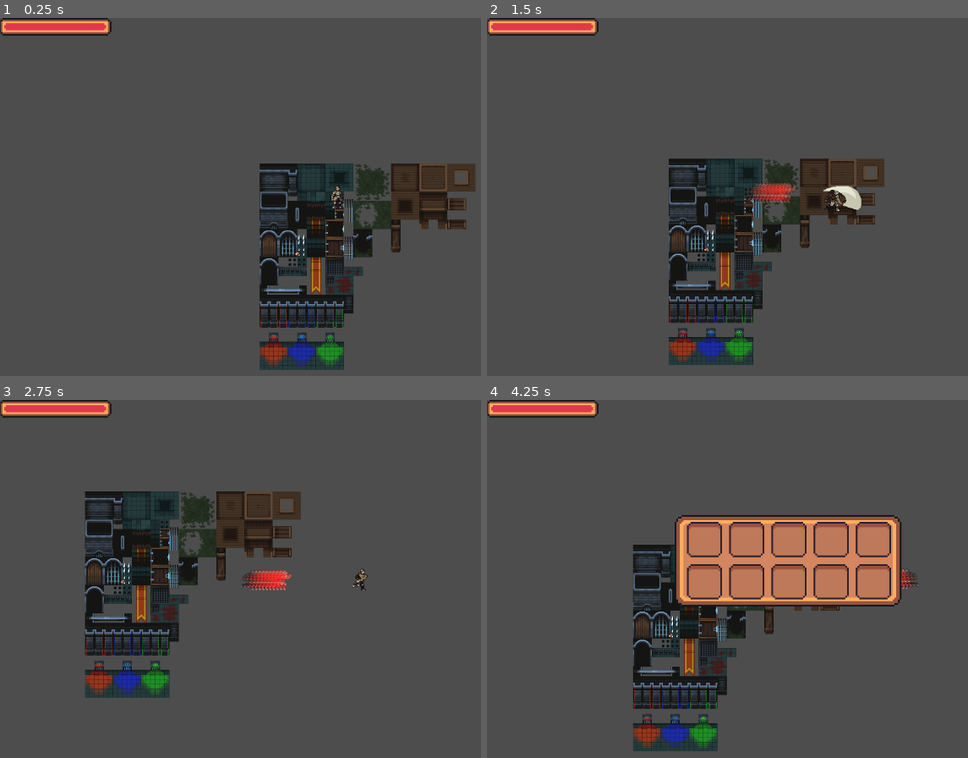
Above: before the commit, frames 1-4 (two rows, left to right).
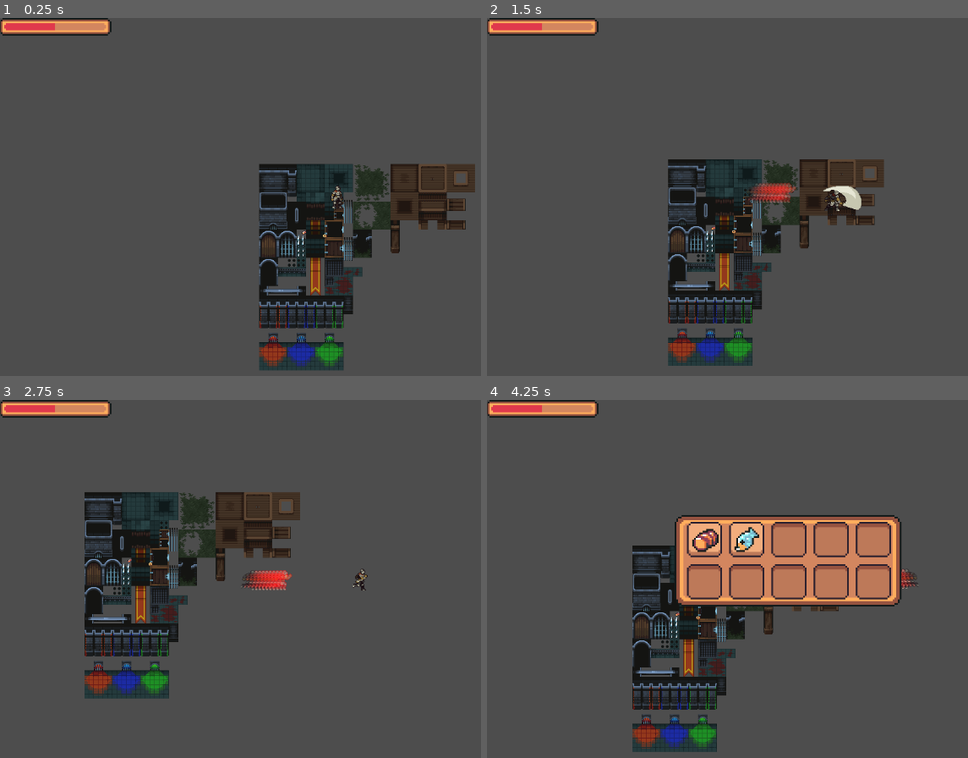
Above: after the commit, the same moments.

Repository: Gavy197/The-Big-Game-
Game: Godot game, scene res://Scenes/tempScene.tscn
Same seed, same stepped clock (60 frames per second), same inputs: the game is played once before the commit and once after it.
Inputs (mouse positions are in pixels of both pictures, inside the frame that each line leads up to):
- Up to frame 1 (0.25 s): no input
- Up to frame 2 (1.5 s): tap Enter at 0.5 s; move the mouse to (outside the picture) at 0.52 s; hold D (walkRight) 0.53-1.28 s; tap Shift (Dash) at 0.6 s; move the mouse to (689, 225) at 1.27 s; hold S (walkDown) from 1.28 s (still down); click (689, 225) at 1.35 s
- Up to frame 3 (2.75 s): move the mouse to (404, 507) at 2.02 s; release S (walkDown) at 2.03 s; hold D (walkRight) from 2.03 s (still down); tap Shift (Dash) at 2.1 s
- Up to frame 4 (4.25 s): move the mouse to (790, 664) at 2.77 s; release D (walkRight) at 2.78 s; hold W (walkUp) 2.78-3.53 s; click (790, 664) at 2.85 s; move the mouse to (outside the picture) at 3.52 s; hold A (walkLeft) from 3.53 s (still down); tap Shift (Dash) at 3.6 s; tap Tab (toggle_inventory) at 4.15 s

The runs differ from the first frame. In frame 1, 3.2% of the frame differs, in the area x 11-99%, y 1-99%; in frame 2, 3.2%; in frame 3, 3.2%; in frame 4, 3.7%, in the area x 11-74%, y 1-99%.

Commit message:
fix pickup on collectables

Diff:
--- a/Scenes/HUD/PlayerInventory.tres
+++ b/Scenes/HUD/PlayerInventory.tres
@@ -1,8 +1,10 @@
-[gd_resource type="Resource" script_class="Inventory" load_steps=3 format=3 uid="uid://ddd1x14o0rkmj"]
+[gd_resource type="Resource" script_class="Inventory" load_steps=5 format=3 uid="uid://ddd1x14o0rkmj"]
 
 [ext_resource type="Script" path="res://Scenes/HUD/inventory/inventoryItem.gd" id="1_y8x2k"]
+[ext_resource type="Resource" uid="uid://84j32ai4ydnt" path="res://Scenes/HUD/inventory/Beaf.tres" id="2_yhkbg"]
+[ext_resource type="Resource" uid="uid://4kx0vxan4yow" path="res://Scenes/HUD/inventory/Fish.tres" id="3_0dei6"]
 [ext_resource type="Script" path="res://Scenes/HUD/inventory/inventory.gd" id="7_iylyv"]
 
 [resource]
 script = ExtResource("7_iylyv")
-items = Array[ExtResource("1_y8x2k")]([null, null, null, null, null, null, null, null, null, null])
+items = Array[ExtResource("1_y8x2k")]([ExtResource("2_yhkbg"), ExtResource("3_0dei6"), null, null, null, null, null, null, null, null])
--- a/Scenes/tempScene.tscn
+++ b/Scenes/tempScene.tscn
@@ -1,15 +1,17 @@
-[gd_scene load_steps=6 format=3 uid="uid://xb7cvnmogeb8"]
+[gd_scene load_steps=7 format=3 uid="uid://xb7cvnmogeb8"]
 
 [ext_resource type="Texture2D" uid="uid://ltmw0m4psiys" path="res://Assets/Tilesets/dungeon tileset/Tiles.png" id="1_jkkxa"]
 [ext_resource type="PackedScene" uid="uid://bo3q1nxbpek1r" path="res://Scenes/Players/main_player.tscn" id="2_uwci4"]
 [ext_resource type="PackedScene" uid="uid://c6mrf76fn7r2o" path="res://Scenes/HUD/hudcanvaslayer.tscn" id="3_opqy1"]
 [ext_resource type="PackedScene" uid="uid://dsxuyvwn1ehdy" path="res://Scenes/Pickups/beaf.tscn" id="4_temte"]
+[ext_resource type="PackedScene" uid="uid://kqq4oqmw834m" path="res://Scenes/Pickups/calamari.tscn" id="5_rdrkd"]
 
 [sub_resource type="RectangleShape2D" id="RectangleShape2D_pwc06"]
 
 [node name="Node2D" type="Node2D"]
 
 [node name="Sprite2D" type="Sprite2D" parent="."]
+position = Vector2(-1, 1)
 texture = ExtResource("1_jkkxa")
 
 [node name="Player" parent="." instance=ExtResource("2_uwci4")]
@@ -27,5 +29,10 @@
 position = Vector2(88, -117)
 shape = SubResource("RectangleShape2D_pwc06")
 
-[node name="beaf" parent="." instance=ExtResource("4_temte")]
-position = Vector2(-136, -46)
+[node name="beaf2" parent="." instance=ExtResource("4_temte")]
+position = Vector2(-124, -82)
+
+[node name="calamari" parent="." instance=ExtResource("5_rdrkd")]
+position = Vector2(-89, -76)
+
+[connection signal="area_entered" from="beaf2" to="Player" method="_on_beaf_2_area_entered"]
--- a/Scripts/Player/main_player.gd
+++ b/Scripts/Player/main_player.gd
@@ -8,7 +8,7 @@
 const SPEED = 200.0
 
 #Varibales
-@export var currentHealth: int = 100
+@export var currentHealth: int = 50
 #Varibales
 #@export var inventory: Inventory
 @export var maxHealth: int = 100
@@ -140,9 +140,11 @@
 	print("hit")
 	#Enemy detection/damage code will come later
 
-
-
+"""
 #func for adding items to inventory
-func _on_hurt_box_area_entered(area):
+func _on_hurt_box_area_entered(area: Area2D):
+	print("pickup")
 	if area.has_method("collect"):
 		area.collect(inventory)
+		print("pickup2")
+"""
